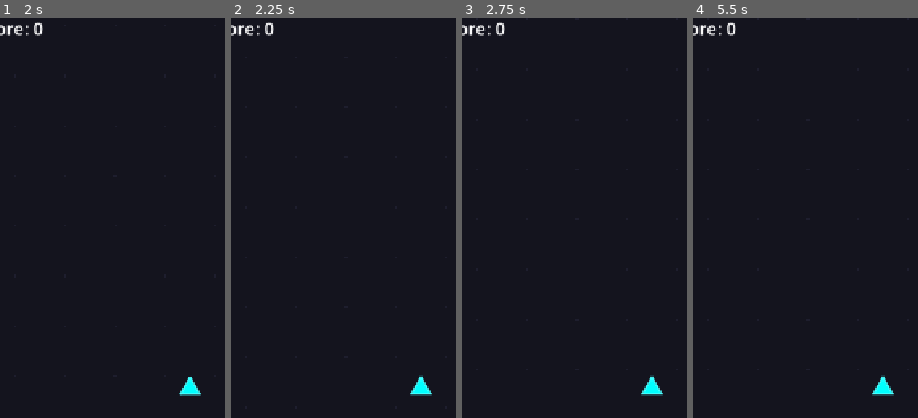
Above: before the commit, frames 1-4 (left to right).
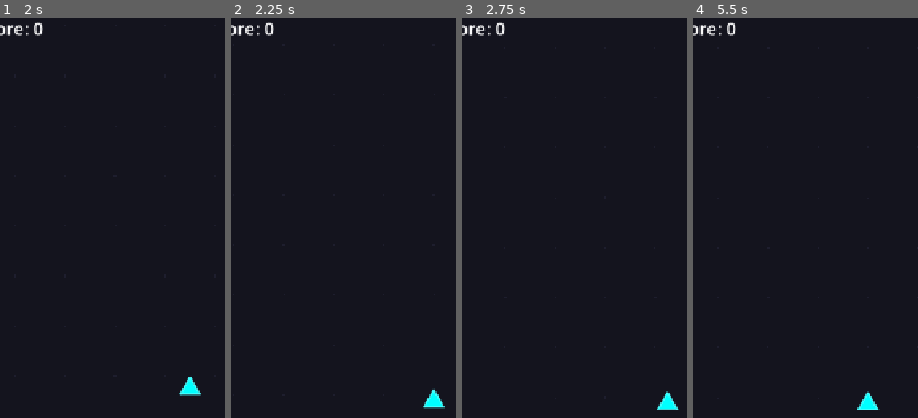
Above: after the commit, the same moments.

Repository: brad-richardson/arcade
Game: Godot game, scene res://hub/hub.tscn
The game is run twice, just before and just after one commit, with the same random seed, the same clock (stepped at 60 frames per second) and the same inputs.
Inputs (mouse positions are % of the whole screen's width and height, from its top left):
- Up to frame 1 (2 s): tap Enter at 0.5 s; drag from (25, 12) to (60, 28) at 0.52 s; drag from (30, 55) to (45, 70) at 1.27 s
- Up to frame 2 (2.25 s): tap Space at 2 s; move the mouse to (60, 28) at 2.02 s; hold Right (ui_right) from 2.03 s (still down)
- Up to frame 3 (2.75 s): keep holding Right (ui_right)
- Up to frame 4 (5.5 s): release Right (ui_right) at 2.75 s; click "Pause" at 2.75 s; click "Resume" at 3.5 s; tap Enter at 4.25 s; drag from (45, 70) to (20, 35) at 4.27 s; tap Space at 5 s; move the mouse to (80, 65) at 5.02 s; hold Left (ui_left) from 5.03 s (still down)
The pictures show only the part of the screen within x 8-58%, y 2-52%; the shares and areas given below are measured in that part.

Frame 1 is identical in both runs. In frame 2, 0.6% of the frame differs, in the area x 79-96%, y 89-98%; in frame 3, 0.6%; in frame 4, 0.6%.

Commit message:
feat(snake): add floating joystick and arrow key controls

Diff:
--- a/games/snake/game.gd
+++ b/games/snake/game.gd
@@ -22,6 +22,8 @@
 func _ready() -> void:
 	super._ready()
 	_spawn_snake()
+	var joystick: FloatingJoystick = $UI/Joystick
+	joystick.direction_changed.connect(_on_direction_changed)
 
 
 func _process(delta: float) -> void:
@@ -82,5 +84,10 @@
 	SceneTransition.go_to_hub()
 
 
+func _on_direction_changed(dir: Vector2) -> void:
+	if not game_over and snake:
+		snake.direction = dir
+
+
 func _on_pause_pressed() -> void:
 	pause_menu.show_pause()
--- a/games/snake/game.tscn
+++ b/games/snake/game.tscn
@@ -1,7 +1,8 @@
-[gd_scene load_steps=3 format=3]
+[gd_scene load_steps=4 format=3]
 
 [ext_resource type="Script" path="res://games/snake/game.gd" id="1"]
 [ext_resource type="PackedScene" path="res://shared/ui/pause_menu.tscn" id="2"]
+[ext_resource type="Script" path="res://games/snake/joystick.gd" id="3"]
 
 [node name="Game" type="Node2D"]
 script = ExtResource("1")
@@ -32,6 +33,9 @@
 grow_horizontal = 0
 text = "Pause"
 
+[node name="Joystick" type="Node2D" parent="UI"]
+script = ExtResource("3")
+
 [node name="PauseMenu" parent="." instance=ExtResource("2")]
 
 [connection signal="pressed" from="UI/PauseButton" to="." method="_on_pause_pressed"]
--- /dev/null
+++ b/games/snake/joystick.gd
@@ -0,0 +1,65 @@
+extends Node2D
+class_name FloatingJoystick
+
+signal direction_changed(dir: Vector2)
+
+const DEAD_ZONE: float = 15.0
+const MAX_DISTANCE: float = 80.0
+const RING_RADIUS: float = 60.0
+const KNOB_RADIUS: float = 20.0
+const RING_COLOR: Color = Color(1.0, 1.0, 1.0, 0.15)
+const KNOB_COLOR: Color = Color(1.0, 1.0, 1.0, 0.4)
+
+var _active: bool = false
+var _touch_index: int = -1
+var _origin: Vector2 = Vector2.ZERO
+var _knob_pos: Vector2 = Vector2.ZERO
+
+
+func _input(event: InputEvent) -> void:
+	if event is InputEventScreenTouch:
+		var touch: InputEventScreenTouch = event
+		if touch.pressed and not _active:
+			_active = true
+			_touch_index = touch.index
+			_origin = touch.position
+			_knob_pos = touch.position
+		elif not touch.pressed and touch.index == _touch_index:
+			_active = false
+			_touch_index = -1
+			queue_redraw()
+	elif event is InputEventScreenDrag:
+		var drag: InputEventScreenDrag = event
+		if drag.index == _touch_index:
+			_knob_pos = drag.position
+			var offset: Vector2 = _knob_pos - _origin
+			if offset.length() > DEAD_ZONE:
+				direction_changed.emit(offset.normalized())
+			if offset.length() > MAX_DISTANCE:
+				_knob_pos = _origin + offset.normalized() * MAX_DISTANCE
+			queue_redraw()
+
+
+func _process(_delta: float) -> void:
+	var key_dir: Vector2 = Vector2.ZERO
+	if Input.is_action_pressed("ui_left"):
+		key_dir.x -= 1.0
+	if Input.is_action_pressed("ui_right"):
+		key_dir.x += 1.0
+	if Input.is_action_pressed("ui_up"):
+		key_dir.y -= 1.0
+	if Input.is_action_pressed("ui_down"):
+		key_dir.y += 1.0
+	if key_dir != Vector2.ZERO:
+		direction_changed.emit(key_dir.normalized())
+
+
+func _draw() -> void:
+	if not _active:
+		return
+	draw_arc(_origin, RING_RADIUS, 0.0, TAU, 32, RING_COLOR, 2.0, true)
+	draw_circle(_knob_pos, KNOB_RADIUS, KNOB_COLOR)
+
+
+func is_active() -> bool:
+	return _active
